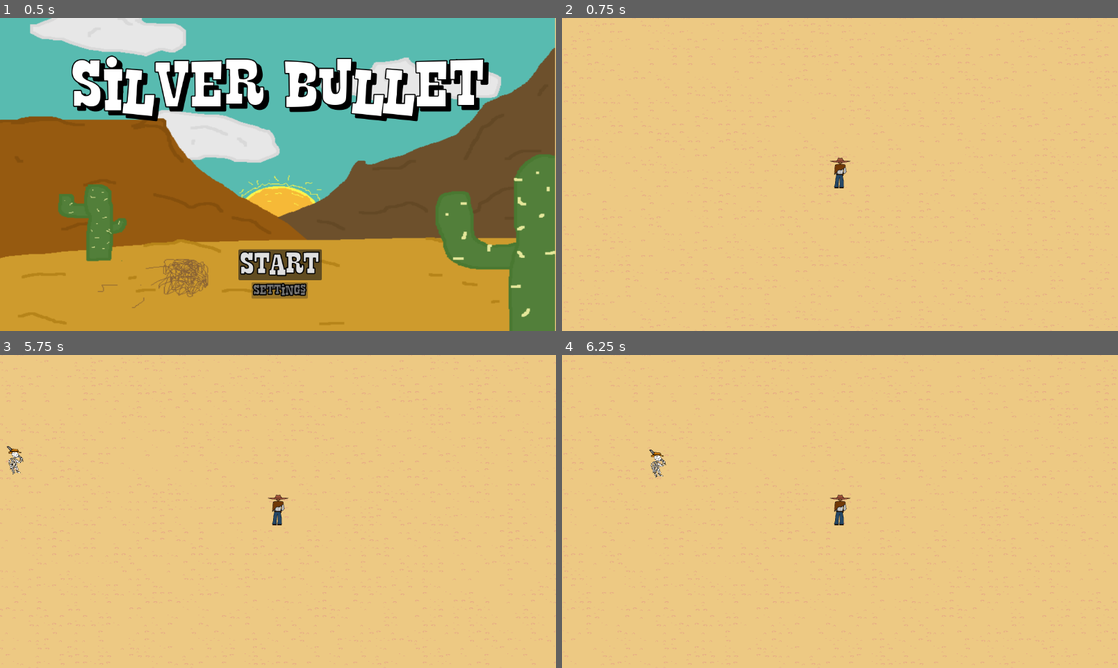
Above: before the commit, frames 1-4 (two rows, left to right).
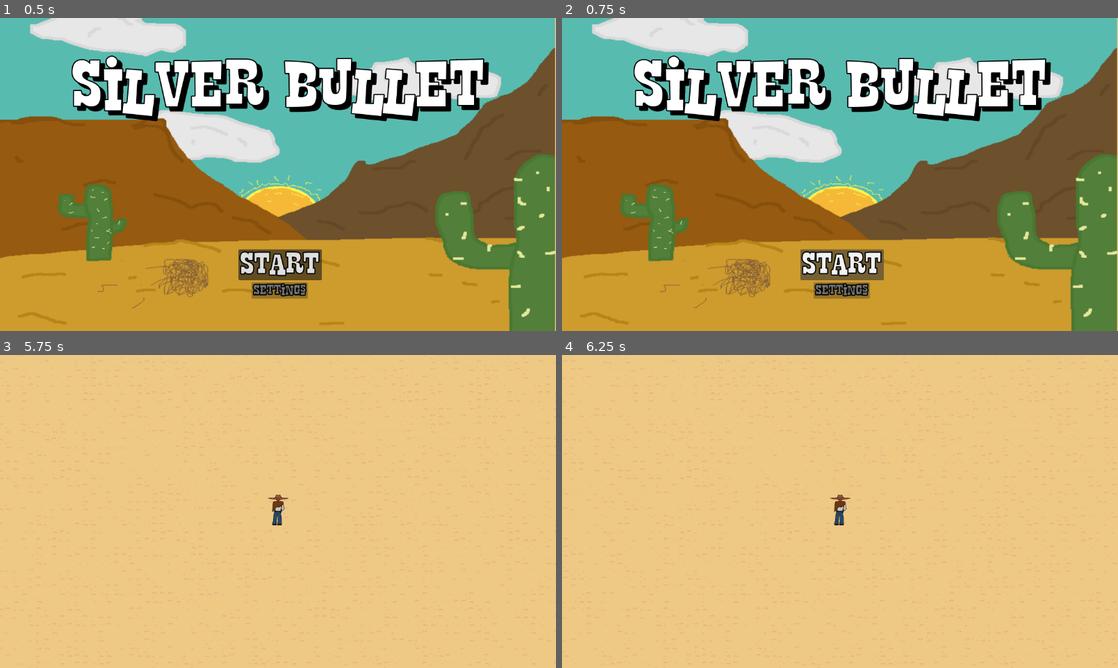
Above: after the commit, the same moments.

Repository: Fireteen69/SIlver-metal
Game: Godot game, scene res://Scenes/main (2).tscn
Same seed, same stepped clock (60 frames per second), same inputs: the game is played once before the commit and once after it.
Inputs (mouse positions are in pixels of both pictures, inside the frame that each line leads up to):
- Up to frame 1 (0.5 s): no input
- Up to frame 2 (0.75 s): click "Start" at 0.5 s
- Up to frame 3 (5.75 s): click (278, 602) at 1.25 s, where only the run after the commit has a clickable "Start"; tap Enter at 2, 5 s; hold D (walk_right) 2.03-2.78 s; hold S (walk_down) 2.78-3.53 s; tap Space at 3.5 s; hold D (walk_right) 3.53-4.28 s; hold W (walk_up) 4.28-5.03 s; hold A (walk_left) from 5.03 s (still down)
- Up to frame 4 (6.25 s): keep holding A (walk_left)

Frame 1 is identical in both runs. In frame 2, 100% of the frame differs, in the area x 0-100%, y 0-100%; in frame 3, 0.1%; in frame 4, 0.1%.
Error after the commit: Parse Error: Unexpected "Identifier" in class body. (res://Scenes/hp_bar.gd:1)

Commit message:
hp bar and damage system

Diff:
--- /dev/null
+++ b/vamp-surv--change--main/Scenes/Player.gdshader
@@ -0,0 +1,14 @@
+shader_type canvas_item;
+
+void vertex() {
+	// Called for every vertex the material is visible on.
+}
+
+void fragment() {
+	// Called for every pixel the material is visible on.
+}
+
+//void light() {
+	// Called for every pixel for every light affecting the CanvasItem.
+	// Uncomment to replace the default light processing function with this one.
+//}
--- a/vamp-surv--change--main/Scenes/Player.tscn
+++ b/vamp-surv--change--main/Scenes/Player.tscn
@@ -1,10 +1,14 @@
-[gd_scene load_steps=4 format=3 uid="uid://b7qqjpnkdbk6o"]
+[gd_scene load_steps=7 format=3 uid="uid://b7qqjpnkdbk6o"]
 
 [ext_resource type="Script" path="res://Scripts/player.gd" id="1_alyrr"]
 [ext_resource type="Texture2D" uid="uid://chipsx0q4l3x5" path="res://Icons/cowboy (no bebop).png" id="2_w1fy2"]
+[ext_resource type="Script" path="res://Scenes/hp_bar.gd" id="3_yr5dy"]
+[ext_resource type="Script" path="res://Scenes/death_screen.gd" id="4_1nsaf"]
 
 [sub_resource type="RectangleShape2D" id="RectangleShape2D_oio20"]
 size = Vector2(65, 69)
+
+[sub_resource type="ShaderMaterial" id="ShaderMaterial_6a53g"]
 
 [node name="Node2D" type="CharacterBody2D"]
 z_index = 1
@@ -24,3 +28,26 @@
 position = Vector2(1, -3)
 scale = Vector2(0.5, 0.5)
 texture = ExtResource("2_w1fy2")
+
+[node name="PlayerUI" type="CanvasLayer" parent="."]
+
+[node name="Health" type="CanvasLayer" parent="PlayerUI"]
+
+[node name="HPBar" type="ProgressBar" parent="PlayerUI/Health"]
+modulate = Color(0.91, 0, 0, 1)
+material = SubResource("ShaderMaterial_6a53g")
+offset_left = -32.0
+offset_top = -45.0
+offset_right = 33.0
+offset_bottom = -38.0
+step = 1.0
+value = 100.0
+rounded = true
+show_percentage = false
+script = ExtResource("3_yr5dy")
+
+[node name="DeathScreen" type="CanvasLayer" parent="PlayerUI"]
+script = ExtResource("4_1nsaf")
+
+[connection signal="damaged" from="." to="PlayerUI/Health/HPBar" method="_on_node_2d_damaged"]
+[connection signal="killed" from="." to="PlayerUI/DeathScreen" method="_on_node_2d_killed"]
--- /dev/null
+++ b/vamp-surv--change--main/Scenes/death_screen.gd
@@ -0,0 +1,7 @@
+extends CanvasLayer
+
+func _ready() -> void:
+	hide()
+
+func _on_node_2d_killed() -> void:
+	show()
--- /dev/null
+++ b/vamp-surv--change--main/Scenes/hp_bar.gd
@@ -0,0 +1,14 @@
+extends ProgressBar
+
+onready var character = Node2D() # get it somewhere
+
+func _ready():
+	character.connect("damaged", self, "_on_character_damage_taken")
+
+
+ func _on_character_damage_taken(impact):
+	value = CharacterBody2D.hp
+
+
+func _on_node_2d_damaged(by: Variant) -> void:
+	pass # Replace with function body.
--- a/vamp-surv--change--main/Scenes/main (2).tscn
+++ b/vamp-surv--change--main/Scenes/main (2).tscn
@@ -3,9 +3,8 @@
 [ext_resource type="PackedScene" uid="uid://dwgj6lkcjp6tj" path="res://Scenes/main.tscn" id="1_aap1a"]
 [ext_resource type="PackedScene" uid="uid://deig76f0wa5is" path="res://Scenes/hud.tscn" id="2_fx3n0"]
 
-
 [node name="Main" instance=ExtResource("1_aap1a")]
 
-[node name="Hud" parent="." index="2" instance=ExtResource("2_fx3n0")]
+[node name="Hud2" parent="." index="2" instance=ExtResource("2_fx3n0")]
 
 [connection signal="start_game" from="Hud" to="Spawner" method="_on_hud_start_game"]
--- a/vamp-surv--change--main/Scripts/hud.gd
+++ b/vamp-surv--change--main/Scripts/hud.gd
@@ -1,3 +1,7 @@
+
+
+
+
 extends CanvasLayer
 
 signal start_game
--- a/vamp-surv--change--main/Scripts/player.gd
+++ b/vamp-surv--change--main/Scripts/player.gd
@@ -15,3 +15,23 @@
 	if velocity.length() > 0:
 		velocity = velocity.normalized() * speed
 	position += velocity * delta
+
+signal damaged(by)
+signal killed()
+
+const HP_MAX = 100.0
+var hp = HP_MAX
+
+func take_damage(impact):
+	impact = clamp(impact, 0.0, 1.0)
+	var damage = HP_MAX * impact
+	var prev_hp = hp
+	hp -= damage
+	hp = clamp(hp, 0, HP_MAX)
+
+	if prev_hp != hp:
+		emit_signal("damaged", damage)
+
+
+	if hp <= 0.0:
+		emit_signal("killed")
